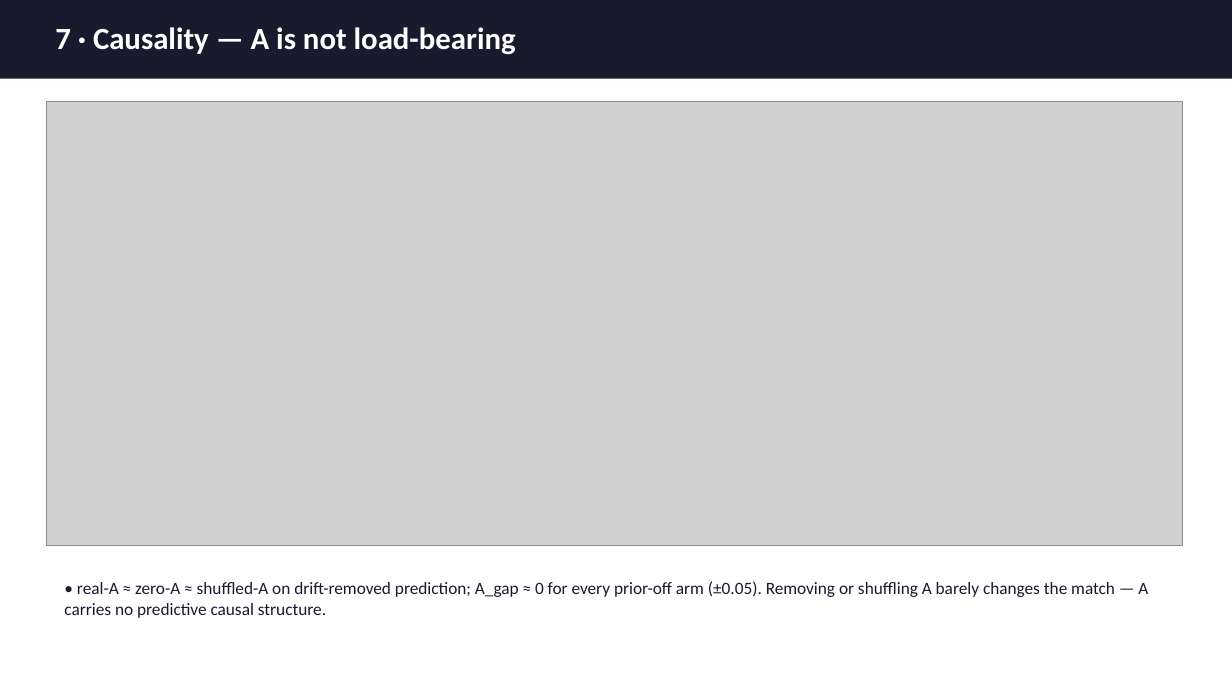
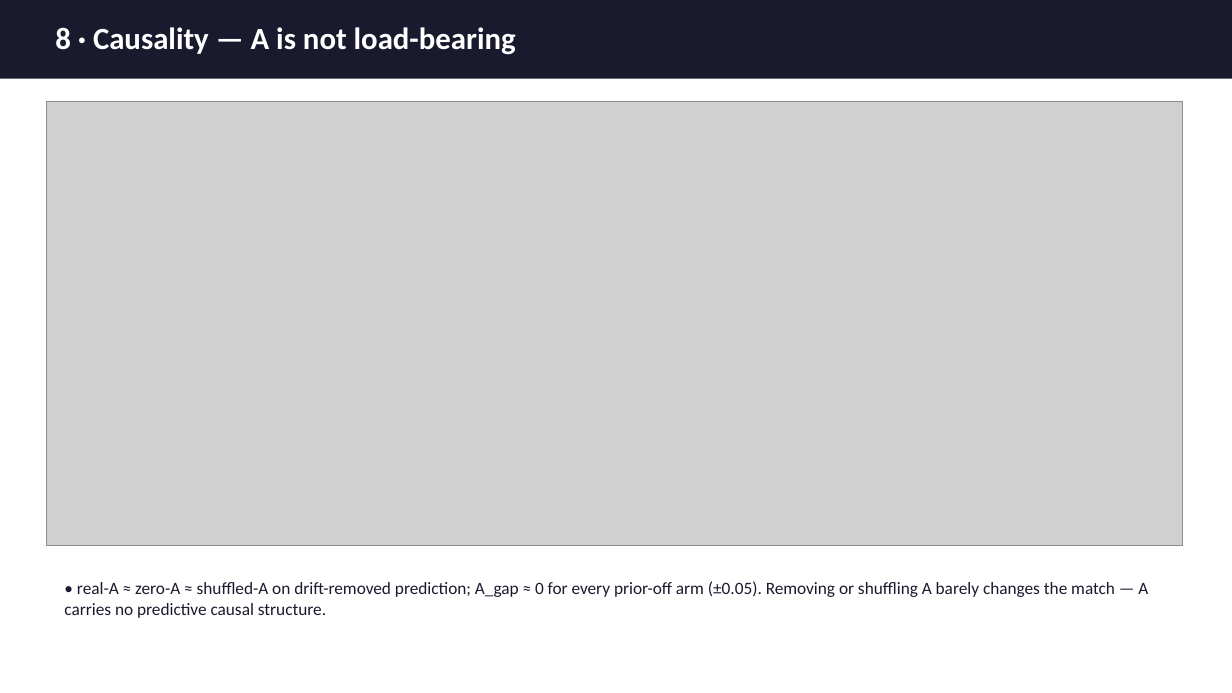
Before and after one commit to goodarzilab/scCausalRL, a slide deck: slide 8 of slides/exp20_load_bearing.pptx (slide 7 before the commit). Drawn at 1232x693 pixels with LibreOffice and Linux fonts; fonts in the diff are those of the drawing; grey boxes stand for pictures. Boxes give left, top, right and bottom in pixels: in the first picture for what was removed or moved away, otherwise in the second. Text is boxed around its words. In the diff, an @@ line names an element or a change of style, - is before the commit and + after.

```diff
--- a/slides/exp20_load_bearing.pptx
+++ b/slides/exp20_load_bearing.pptx
@@ text at <box>55,27,516,55</box>: text changed @@
-7 · Causality — A is not load-bearing
+8 · Causality — A is not load-bearing
```
Also in this commit, not shown: 8 other slides changed, 1 slide added, 10 other files.
